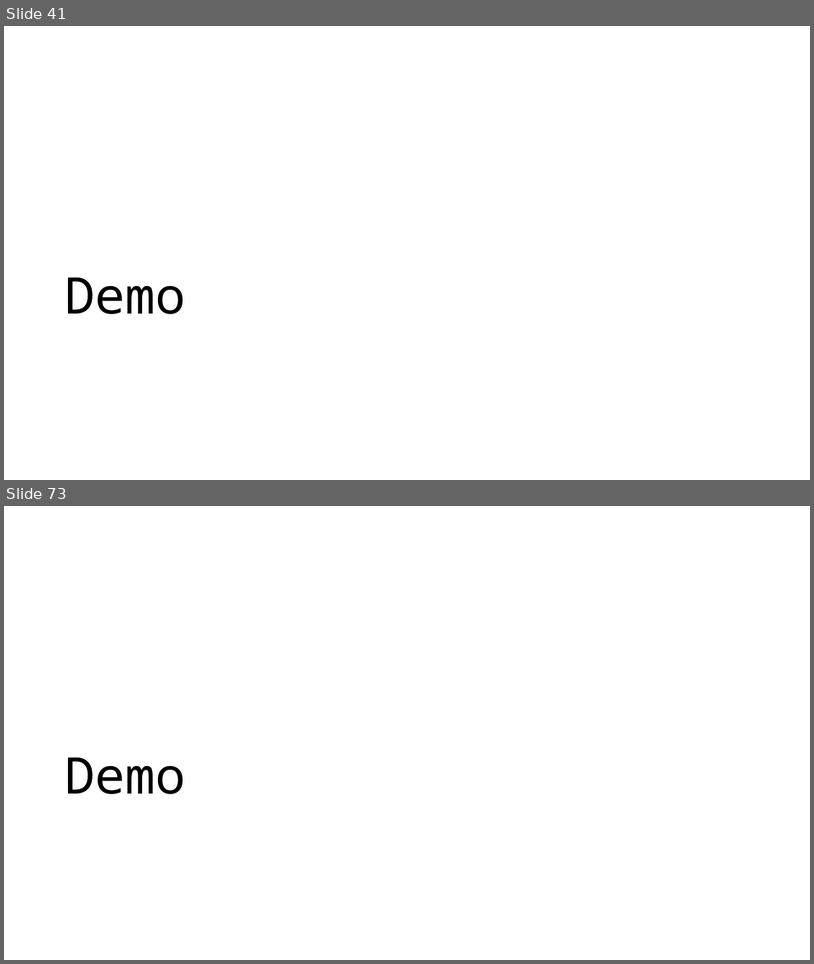
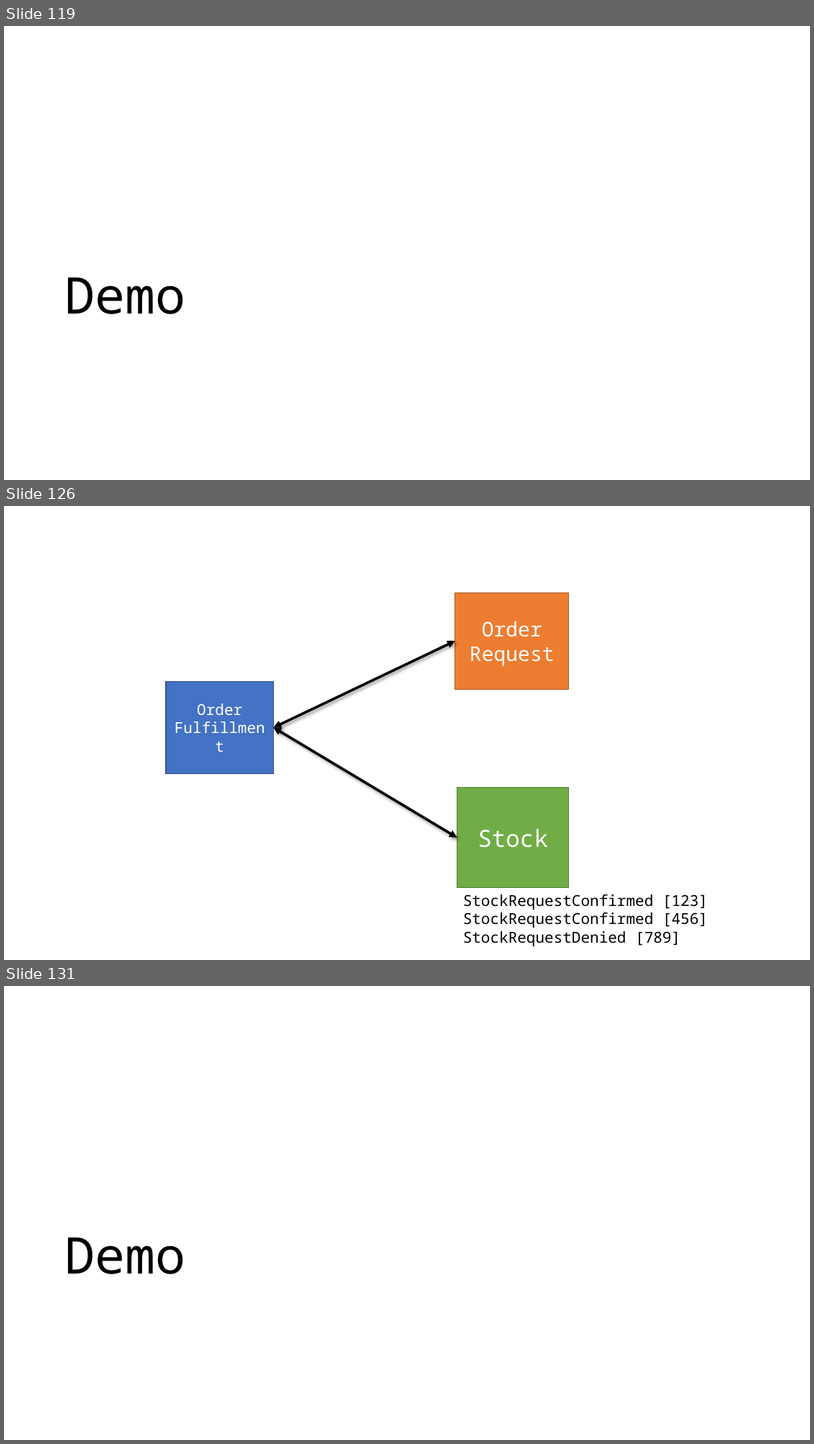
Before and after one commit to jbogard/presentations, a slide deck: FromSQLtoAzureCosmosDB/FromSQLtoAzureCosmosDB.pptx. Shown one above the other, each under a label of ours: slides 41 and 73 before the commit, slides 119, 126 and 131 after it; the slides between them are not shown. The pictures are 814x964 and 814x1444 pixels, drawn with LibreOffice and Linux fonts; fonts in the diff are those of the drawing. Boxes give left, top, right and bottom in pixels: in the first picture for what was removed or moved away, otherwise in the second. Text is boxed around its words. In the diff, an @@ line names an element or a change of style, - is before the commit and + after.

```diff
--- a/FromSQLtoAzureCosmosDB/FromSQLtoAzureCosmosDB.pptx
+++ b/FromSQLtoAzureCosmosDB/FromSQLtoAzureCosmosDB.pptx
@@ slide 126 added at box(4, 506, 810, 960), background #FFFFFF @@
@@ rectangle added at box(455, 592, 569, 689), fill #ED7D31, outline #AF5C24 1 pt, 24 pt, text #FFFFFF @@
+Order Request
@@ double arrow added from (274, 728) to (455, 641), #000000 3 pt @@
@@ rectangle added at box(166, 681, 274, 773), fill #4472C4, outline #325491 1 pt, 18 pt, text #FFFFFF @@
+Order Fulfillment
@@ double arrow added from (274, 728) to (457, 837), #000000 3 pt @@
@@ rectangle added at box(457, 788, 569, 888), fill #70AD47, outline #538035 1 pt, 28 pt, text #FFFFFF @@
+Stock
@@ text added at box(463, 894, 708, 946), 18 pt, text #000000 @@
+StockRequestConfirmed [123]
+StockRequestConfirmed [456]
+StockRequestDenied [789]
@@ what was slide 41 is now slide 119 @@
@@ what was slide 73 is now slide 131 @@
```
Also in this commit, not shown: 1 slide changed, 57 other slides added, 1 slide removed, 4 other files.
